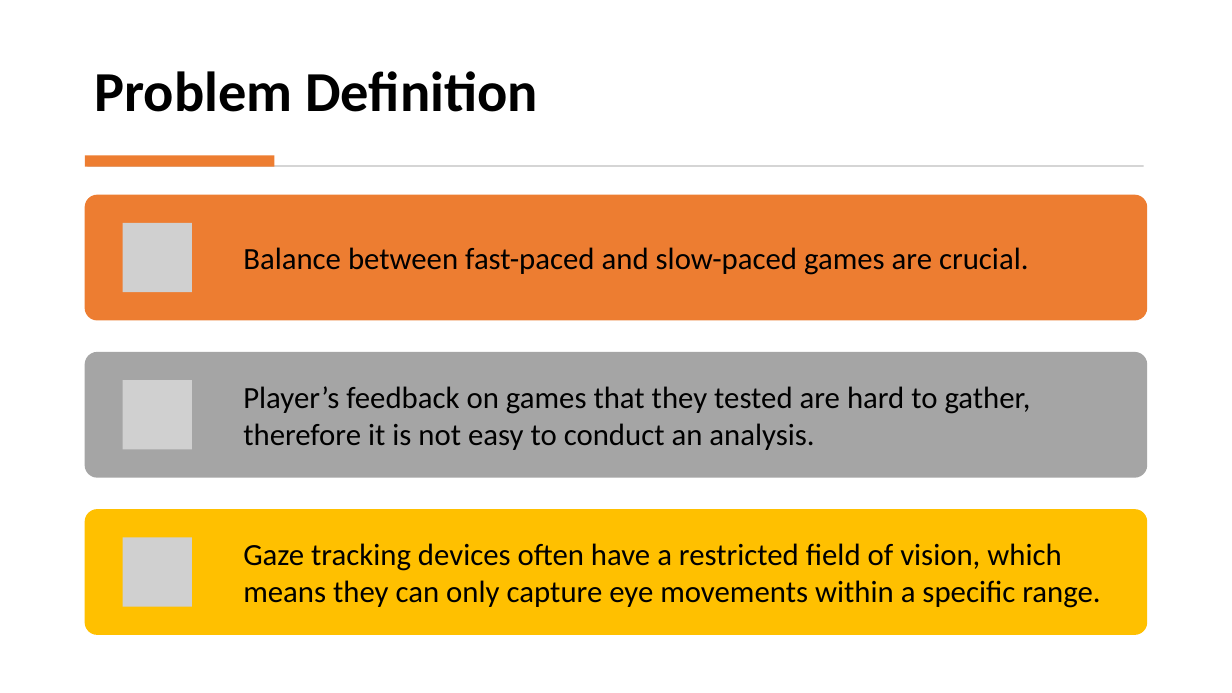
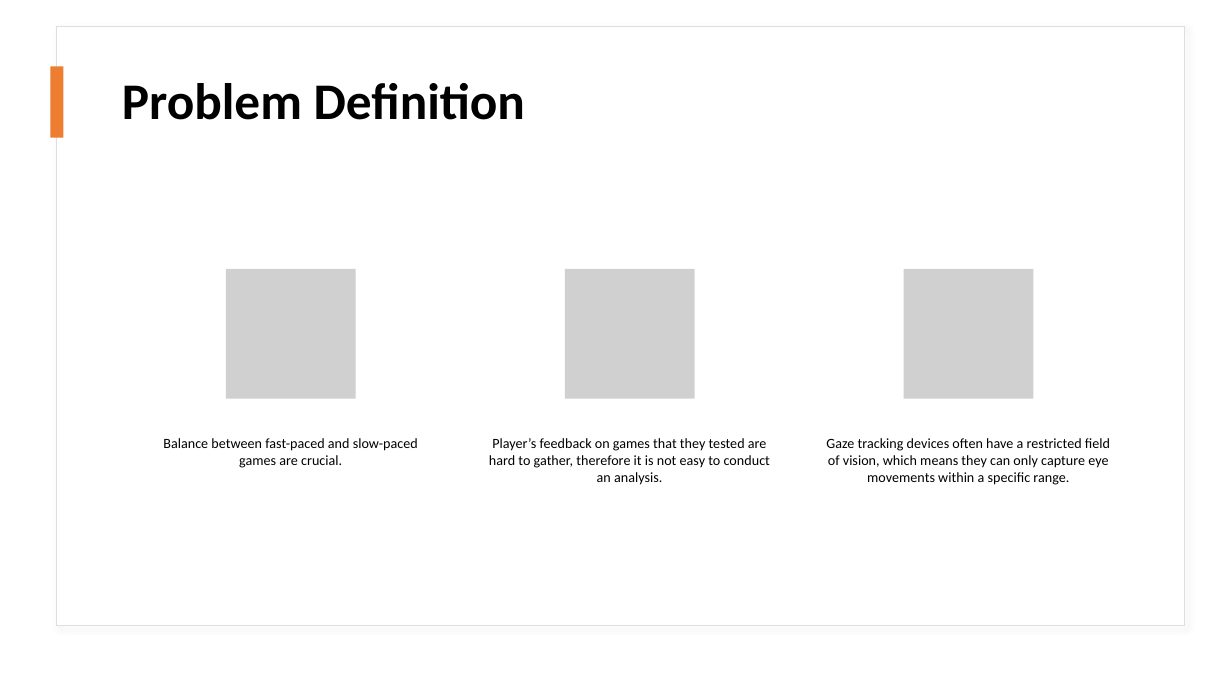
Before and after one commit to mikaelmcast/MikaelZammitResearchDesignII, a slide deck: slide 2 of Mikael_Zammit_MSD6.2B_Viva_Presentation.pptx. Drawn at 1232x693 pixels with LibreOffice and Linux fonts; fonts in the diff are those of the drawing; grey boxes stand for pictures. Boxes give left, top, right and bottom in pixels: in the first picture for what was removed or moved away, otherwise in the second. Text is boxed around its words. In the diff, an @@ line names an element or a change of style, - is before the commit and + after.

```diff
--- a/Mikael_Zammit_MSD6.2B_Viva_Presentation.pptx
+++ b/Mikael_Zammit_MSD6.2B_Viva_Presentation.pptx
@@ rectangle added at [56, 26, 1185, 626], fill #FFFFFF, outline #DEDEDE 1 pt @@
@@ title "Problem Definition": place and size @@
-title "Problem Definition" at [94, 71, 538, 112]
+title "Problem Definition" at [122, 83, 525, 120]
@@ title "Problem Definition" at [122, 83, 525, 120]: size 44 to 40 pt; vertical alignment bottom to middle @@
@@ rectangle added at [51, 67, 64, 138], fill #ED7D31 @@
@@ rectangle removed at [85, 155, 274, 166] @@
@@ rectangle removed at [88, 165, 1144, 167] @@
@@ picture: place and size @@
-picture at [123, 223, 192, 292]
+picture at [226, 269, 356, 398]
@@ picture added at [565, 269, 694, 398] @@
@@ picture: place and size @@
-picture at [123, 538, 192, 607]
+picture at [904, 269, 1033, 398]
@@ text "Balance between fast-paced and slow-paced ...": place and size @@
-text "Balance between fast-paced and slow-paced ..." at [243, 247, 1029, 275]
+text "Balance between fast-paced and slow-paced ..." at [163, 438, 418, 468]
@@ text "Player’s feedback on games that ...": place and size @@
-text "Player’s feedback on games that ..." at [243, 386, 1031, 450]
+text "Player’s feedback on games that ..." at [489, 438, 770, 485]
@@ size 24 to 11 pt; alignment left to centre; less space between paragraphs; vertical alignment middle to top in 3 elements at [489, 438, 770, 485], [163, 438, 418, 468], [826, 438, 1110, 485] @@
@@ text "Gaze tracking devices often have ...": place and size @@
-text "Gaze tracking devices often have ..." at [243, 543, 1100, 608]
+text "Gaze tracking devices often have ..." at [826, 438, 1110, 485]
@@ group removed at [85, 195, 1148, 635]: 3 rounded rectangles, 1 picture @@
```
Also in this commit, not shown: 5 other slides changed.
